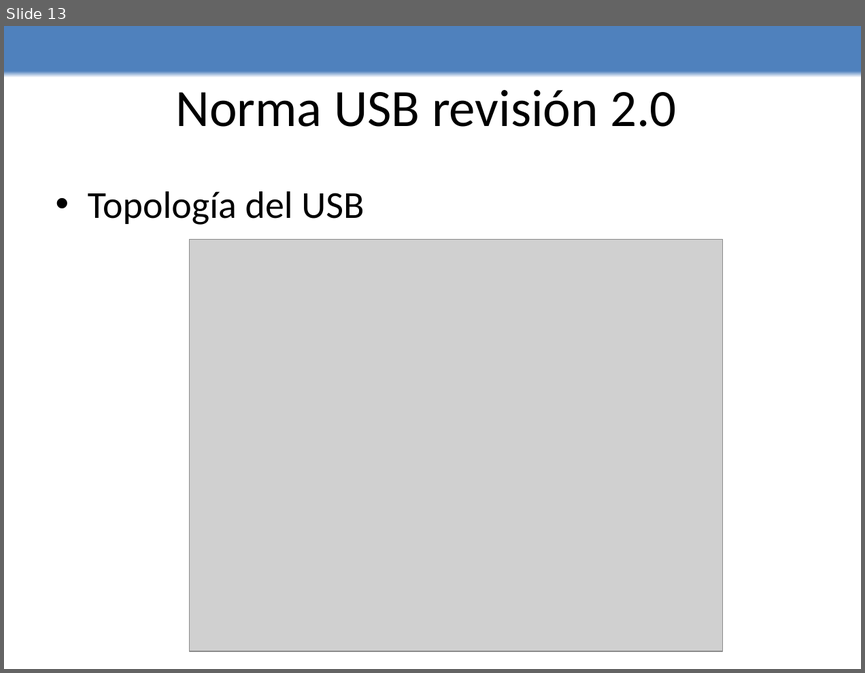
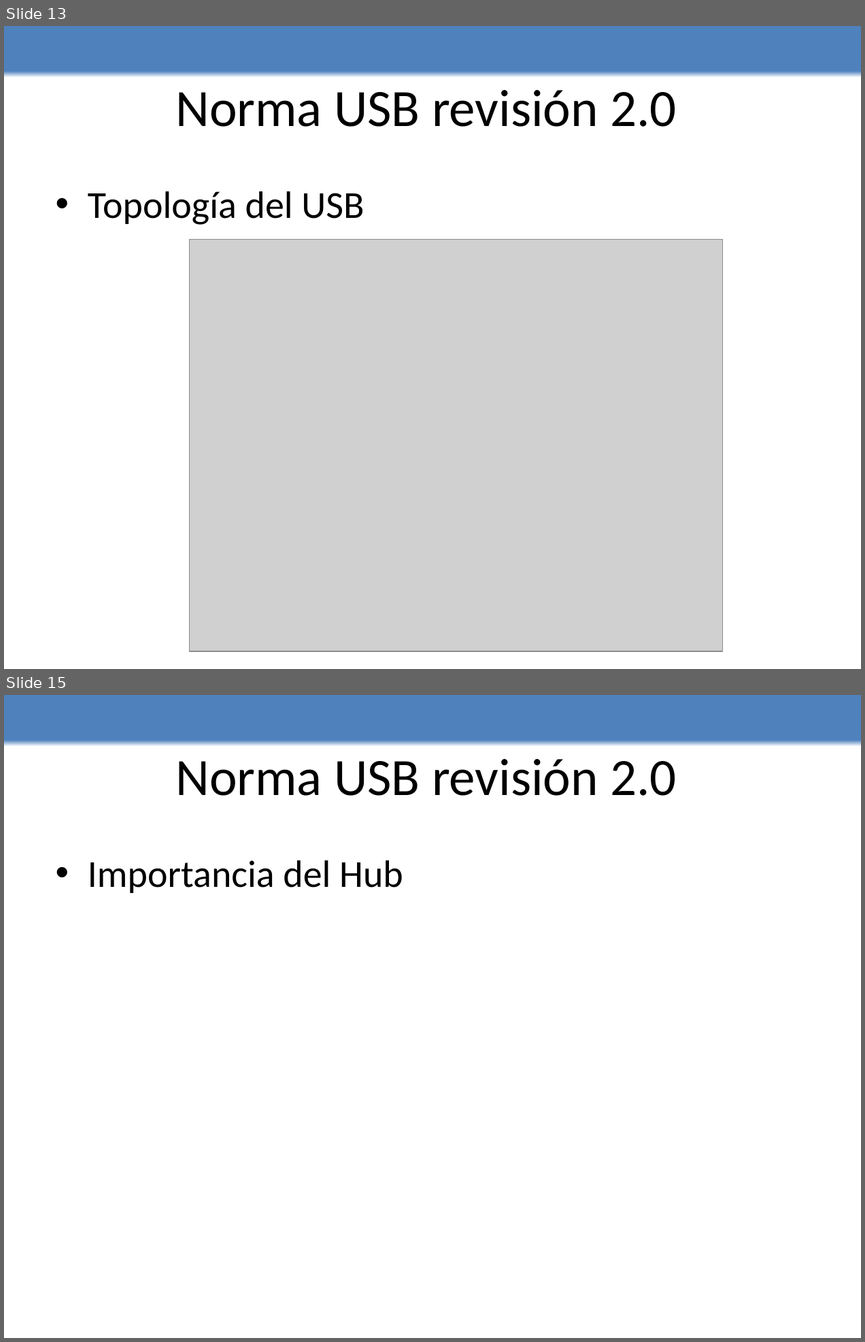
Before and after one commit to edwin0790/lechuzing, a slide deck: Presentacion/presentacion.pptx. Shown one above the other, each under a label of ours: slide 13 before the commit, slides 13 and 15 after it; the slides between them are not shown. The pictures are 865x673 and 865x1342 pixels, drawn with LibreOffice and Linux fonts; fonts in the diff are those of the drawing; grey boxes stand for pictures. Boxes give left, top, right and bottom in pixels: in the first picture for what was removed or moved away, otherwise in the second. Text is boxed around its words. In the diff, an @@ line names an element or a change of style, - is before the commit and + after.

```diff
--- a/Presentacion/presentacion.pptx
+++ b/Presentacion/presentacion.pptx
@@ slide 15 added at [4,695,861,1338], background gradient #FFFFFF to #4F81BD @@
@@ title added at [175,759,676,796], 44 pt, text #000000 @@
+Norma USB revisión 2.0
@@ text added at [88,860,403,893], 32 pt, text #000000 @@
+• Importancia del Hub
```
Also in this commit, not shown: 1 slide changed, 5 other slides added.
